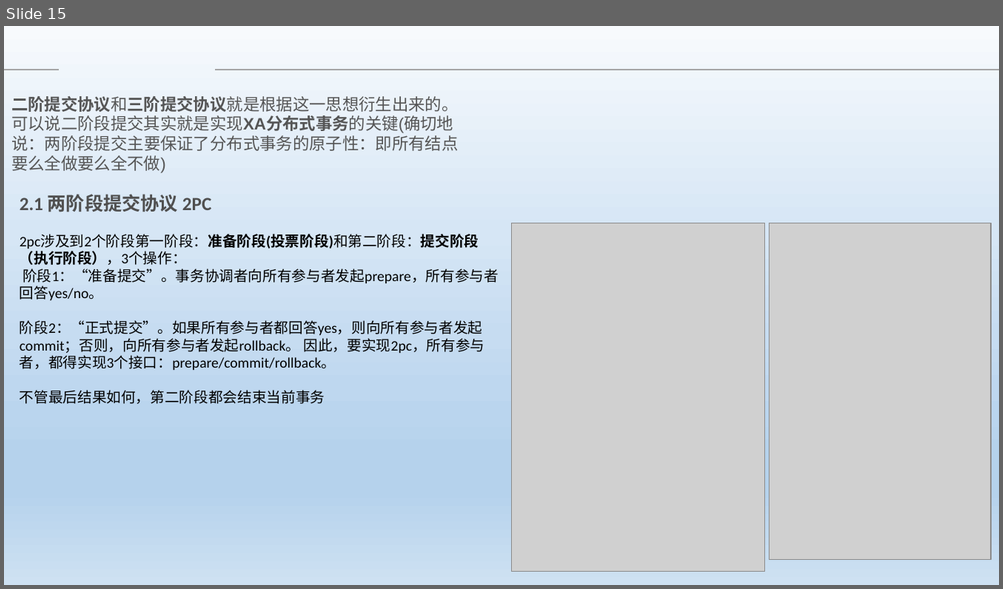
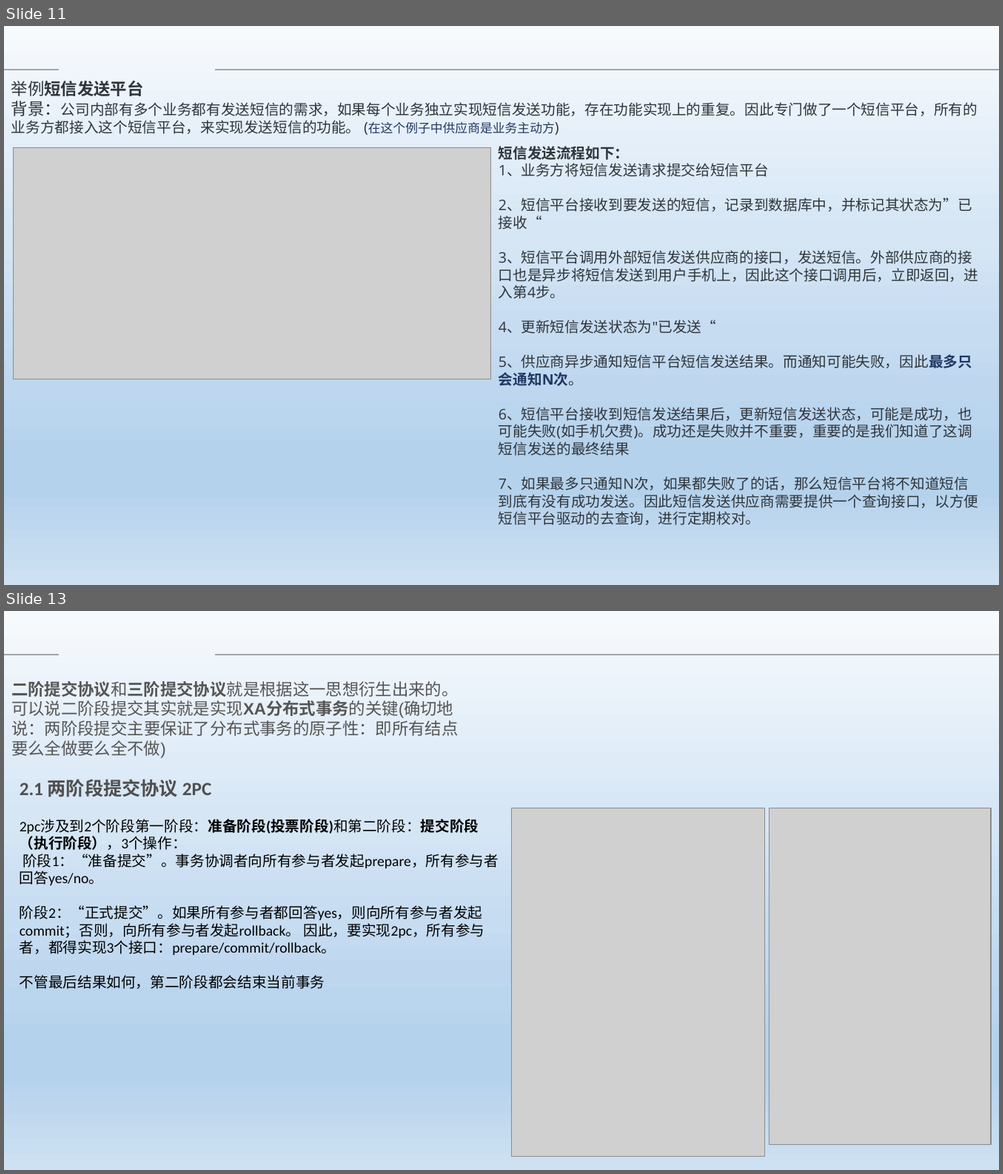
Before and after one commit to Heffie199/zhao_Note, a slide deck: 分布式事务的解决方案 .pptx. Shown one above the other, each under a label of ours: slide 15 before the commit, slides 11 and 13 after it; the slides between them are not shown. The pictures are 1003x589 and 1003x1174 pixels, drawn with LibreOffice and Linux fonts; fonts in the diff are those of the drawing; grey boxes stand for pictures; background and template pictures are left out. Boxes give left, top, right and bottom in pixels: in the first picture for what was removed or moved away, otherwise in the second. Text is boxed around its words. In the diff, an @@ line names an element or a change of style, - is before the commit and + after.

```diff
--- a/分布式事务的解决方案 .pptx
+++ b/分布式事务的解决方案 .pptx
@@ slide 11 added at bbox=[4, 26, 999, 585], background picture (left out); not listed: 2 template elements that a slide beside it also shows @@
@@ text added at bbox=[11, 81, 977, 134], 14 pt, text #2F353B @@
+举例短信发送平台
+背景：公司内部有多个业务都有发送短信的需求，如果每个业务独立实现短信发送功能，存在功能实现上的重复。因此专门做了一个短信平台，所有的业务方都接入这个短信平台，来实现发送短信的功能。 (在这个例子中供应商是业务主动方)
@@ picture added at bbox=[13, 147, 491, 380] @@
@@ text added at bbox=[498, 146, 978, 526], 14 pt, text #2F353B @@
+短信发送流程如下：
+1、业务方将短信发送请求提交给短信平台
+2、短信平台接收到要发送的短信，记录到数据库中，并标记其状态为”已接收“
+3、短信平台调用外部短信发送供应商的接口，发送短信。外部供应商的接口也是异步将短信发送到用户手机上，因此这个接口调用后，立即返回，进入第4步。
+4、更新短信发送状态为"已发送“
+5、供应商异步通知短信平台短信发送结果。而通知可能失败，因此最多只会通知N次。
+6、短信平台接收到短信发送结果后，更新短信发送状态，可能是成功，也可能失败(如手机欠费)。成功还是失败并不重要，重要的是我们知道了这调短信发送的最终结果
+7、如果最多只通知N次，如果都失败了的话，那么短信平台将不知道短信到底有没有成功发送。因此短信发送供应商需要提供一个查询接口，以方便短信平台驱动的去查询，进行定期校对。
@@ what was slide 15 is now slide 13 @@
```
Also in this commit, not shown: 4 slides changed, 2 other slides added, 3 slides removed.
